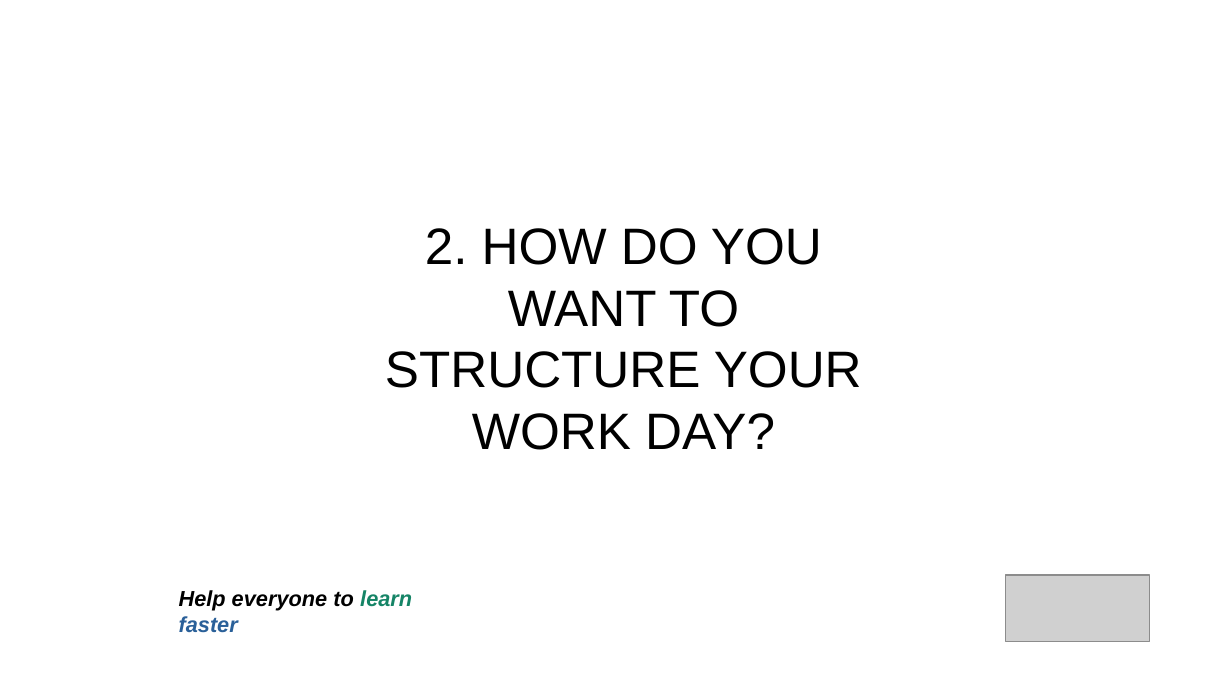
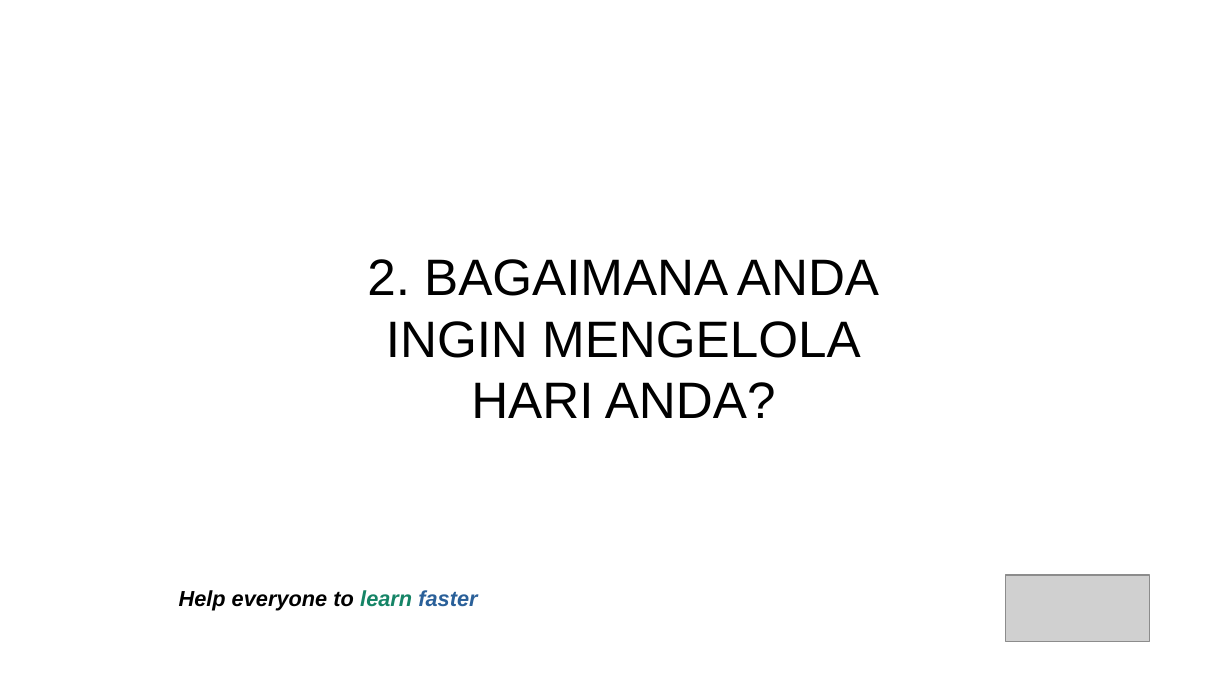
Before and after one commit to jejaksaid/course-flc, a slide deck: slide 71 of Time Management/time-management.pptx. Drawn at 1232x693 pixels with LibreOffice and Linux fonts; fonts in the diff are those of the drawing; grey boxes stand for pictures; background and template pictures are left out. Boxes give left, top, right and bottom in pixels: in the first picture for what was removed or moved away, otherwise in the second. Text is boxed around its words. In the diff, an @@ line names an element or a change of style, - is before the commit and + after.

```diff
--- a/Time Management/time-management.pptx
+++ b/Time Management/time-management.pptx
@@ text at <box>367,259,879,418</box>: text changed @@
-2. HOW DO YOU
-WANT TO
-STRUCTURE YOUR
-WORK DAY?
+2. BAGAIMANA ANDA
+INGIN MENGELOLA
+HARI ANDA?
@@ text "Help everyone to learn faster" rewrapped from <box>179,590,412,633</box> to <box>179,590,477,611</box> @@
```
Also in this commit, not shown: 56 other slides changed, 1 slide added, 1 slide removed, 2 other files.
